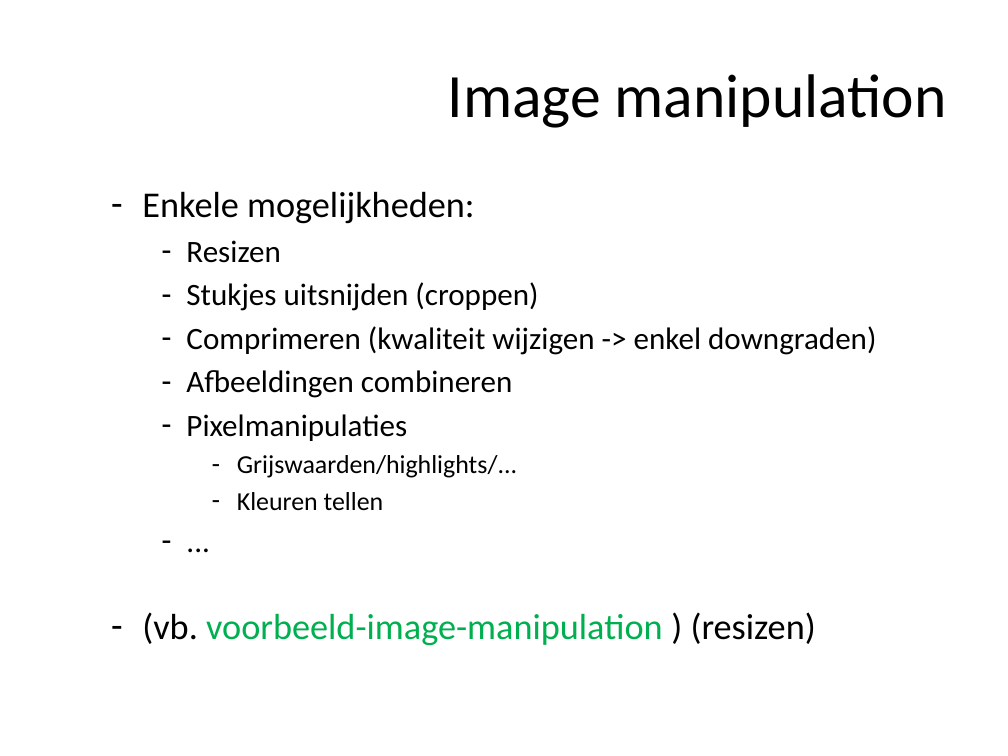
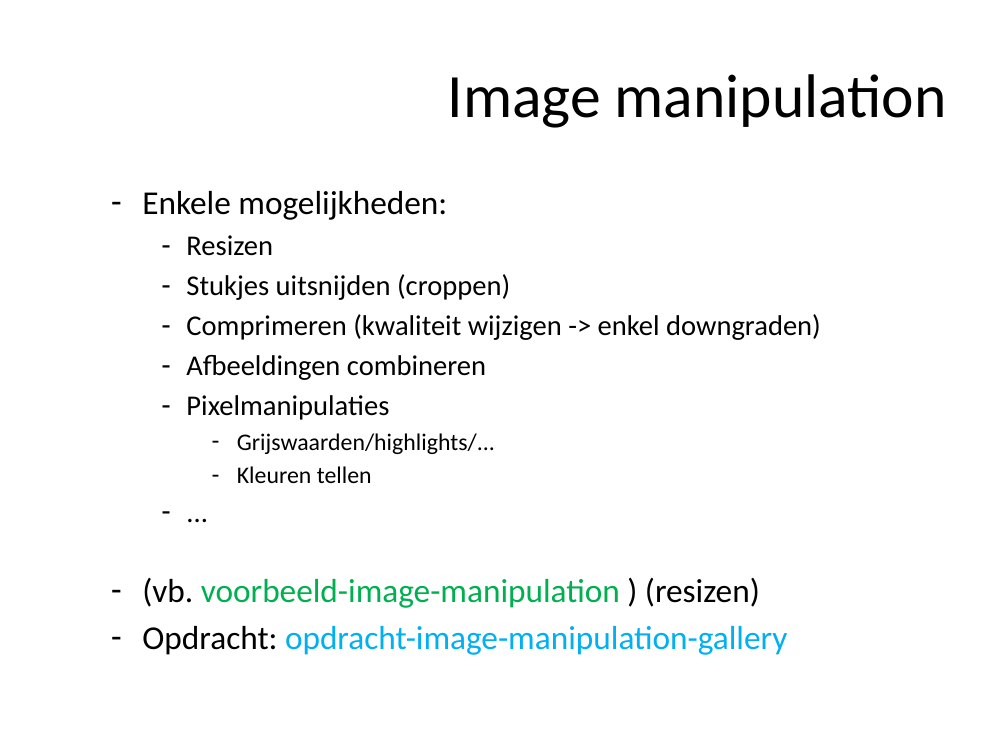
Before and after one commit to ajkea/web-backend-1, a slide deck: slide 185 of public/cursus/web-backend-cursus.pptx. Drawn at 1008x756 pixels with LibreOffice and Linux fonts; fonts in the diff are those of the drawing. Boxes give left, top, right and bottom in pixels: in the first picture for what was removed or moved away, otherwise in the second. Text is boxed around its words. In the diff, an @@ line names an element or a change of style, - is before the commit and + after.

Commit message:
add image manipulation opdracht

```diff
--- a/public/cursus/web-backend-cursus.pptx
+++ b/public/cursus/web-backend-cursus.pptx
@@ text at [142,191,821,608]: size 25.9 to 23.8 pt in "Enkele mogelijkheden:", "(vb. voorbeeld-image-manipulation ) (resizen)"; size 22.2 to 20.4 pt in "Resizen", "Stukjes uitsnijden (croppen)", "Comprimeren (kwaliteit wijzigen -> enkel downgraden)", "Afbeeldingen combineren" and 2 more places; size 18.5 to 17 pt in "Grijswaarden/highlights/...", "Kleuren tellen" @@
@@ text at [142,626,787,655]: paragraph added @@
+  – Opdracht: opdracht-image-manipulation-gallery
```
Also in this commit, not shown: 1 other slide changed, 43 other files.
